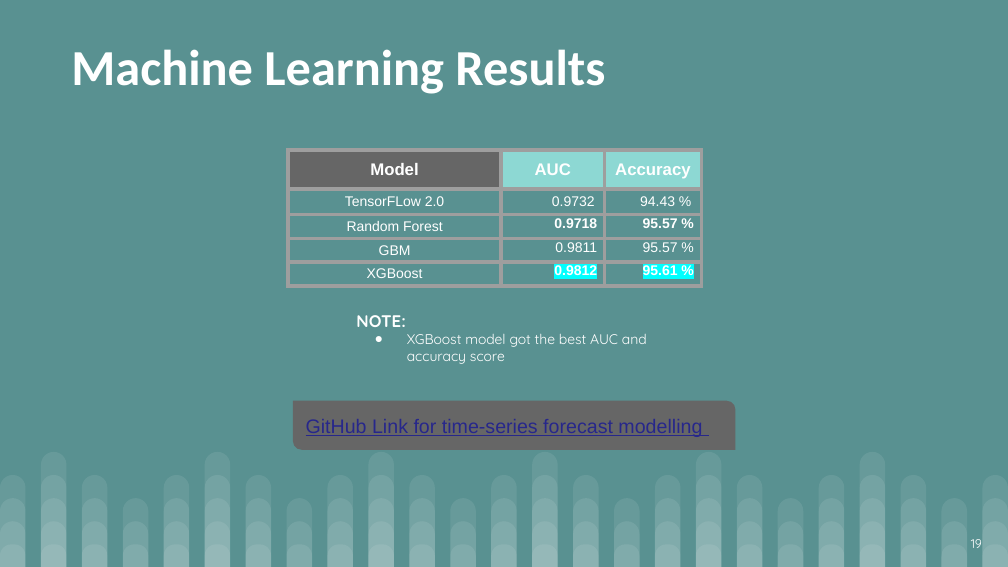
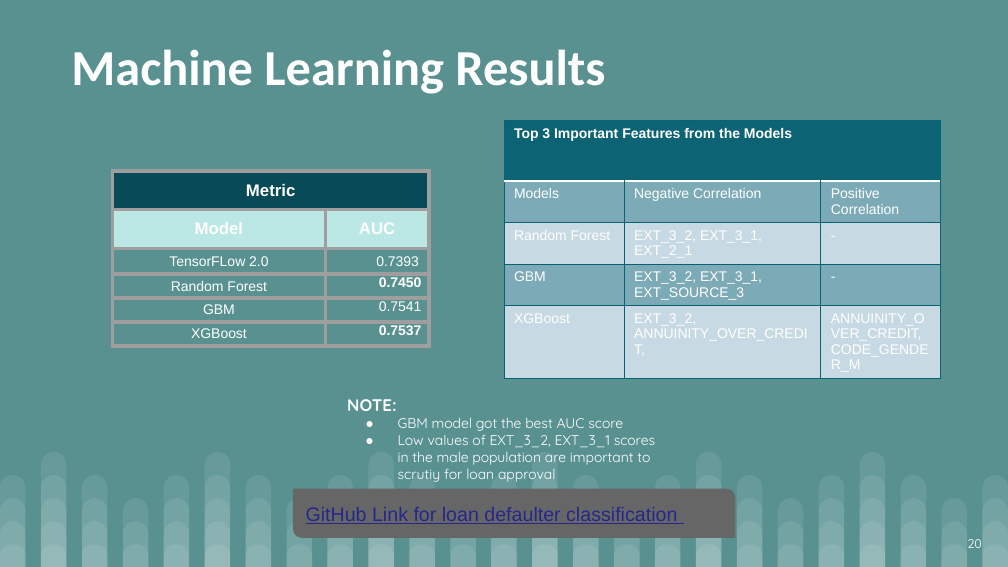
Before and after one commit to saimoom026/Springboard, a slide deck: slide 20 of springboard/Capstone Three/HomeCreditGroup-LoanDefaulterPrediction-SlideDeck.pptx (slide 19 before the commit). Drawn at 1008x567 pixels with LibreOffice and Linux fonts; fonts in the diff are those of the drawing. Boxes give left, top, right and bottom in pixels: in the first picture for what was removed or moved away, otherwise in the second. Text is boxed around its words. In the diff, an @@ line names an element or a change of style, - is before the commit and + after.

```diff
--- a/springboard/Capstone Three/HomeCreditGroup-LoanDefaulterPrediction-SlideDeck.pptx
+++ b/springboard/Capstone Three/HomeCreditGroup-LoanDefaulterPrediction-SlideDeck.pptx
@@ table added at (504,121,939,390), 5 rows, 3 columns @@
+Top 3 Important Features from the Models |  | 
+Models | Negative Correlation | Positive Correlation
+Random Forest | EXT_3_2, EXT_3_1, EXT_2_1 | -
+GBM | EXT_3_2, EXT_3_1, EXT_SOURCE_3 | -
+XGBoost | EXT_3_2, ANNUINITY_OVER_CREDIT, | ANNUINITY_OVER_CREDIT, CODE_GENDER_M
@@ table at (113,170,429,350) @@
-Model | AUC | Accuracy
-TensorFLow 2.0 | 0.9732 | 94.43 %
-Random Forest | 0.9718 | 95.57 %
-GBM | 0.9811 | 95.57 %
-XGBoost | 0.9812 | 95.61 %
+Metric | 
+Model | AUC
+TensorFLow 2.0 | 0.7393
+Random Forest | 0.7450
+GBM | 0.7541
+XGBoost | 0.7537
@@ table: place and size @@
-table at (288,150,702,289)
+table at (113,170,429,350)
@@ text "NOTE:": place and size @@
-text "NOTE:" at (356,315,647,364)
+text "NOTE:" at (347,399,655,482)
@@ text at (398,418,655,482): text changed @@
-● XGBoost model got the best AUC and accuracy score
+● GBM model got the best AUC score
+● Low values of EXT_3_2, EXT_3_1 scores in the male population are important to scrutiy for loan approval
@@ round diag rect "GitHub Link for loan defaulter ...": place and size @@
-round diag rect "GitHub Link for loan defaulter ..." at (293,401,736,451)
+round diag rect "GitHub Link for loan defaulter ..." at (293,489,736,538)
@@ text in round diag rect at (306,507,677,524): text changed @@
-GitHub Link for time-series forecast modelling
+GitHub Link for loan defaulter classification
@@ page number at (967,539,982,548): text changed @@
-19
+20
```
Also in this commit, not shown: 7 other slides changed, 3 slides added, 3 slides removed, 1 other file.
